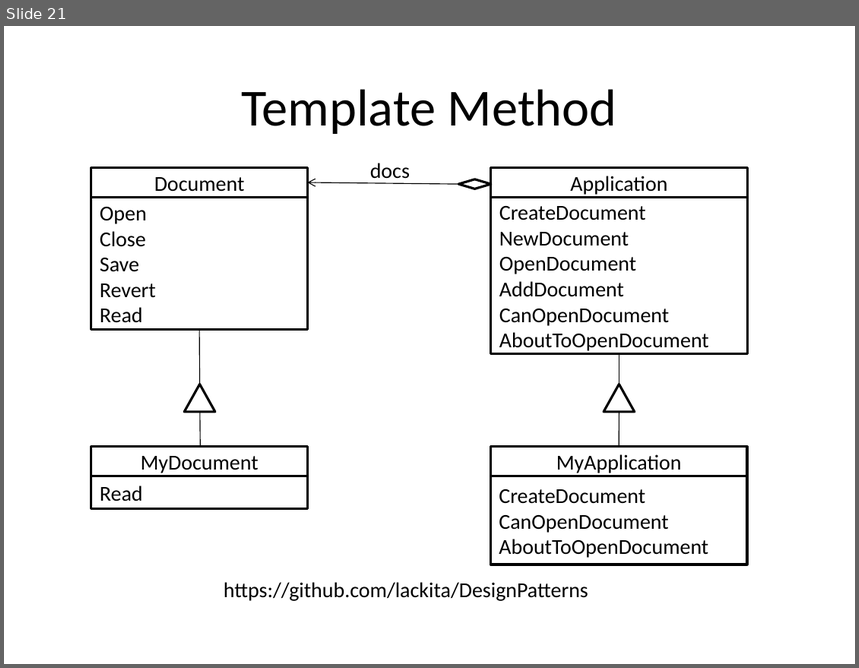
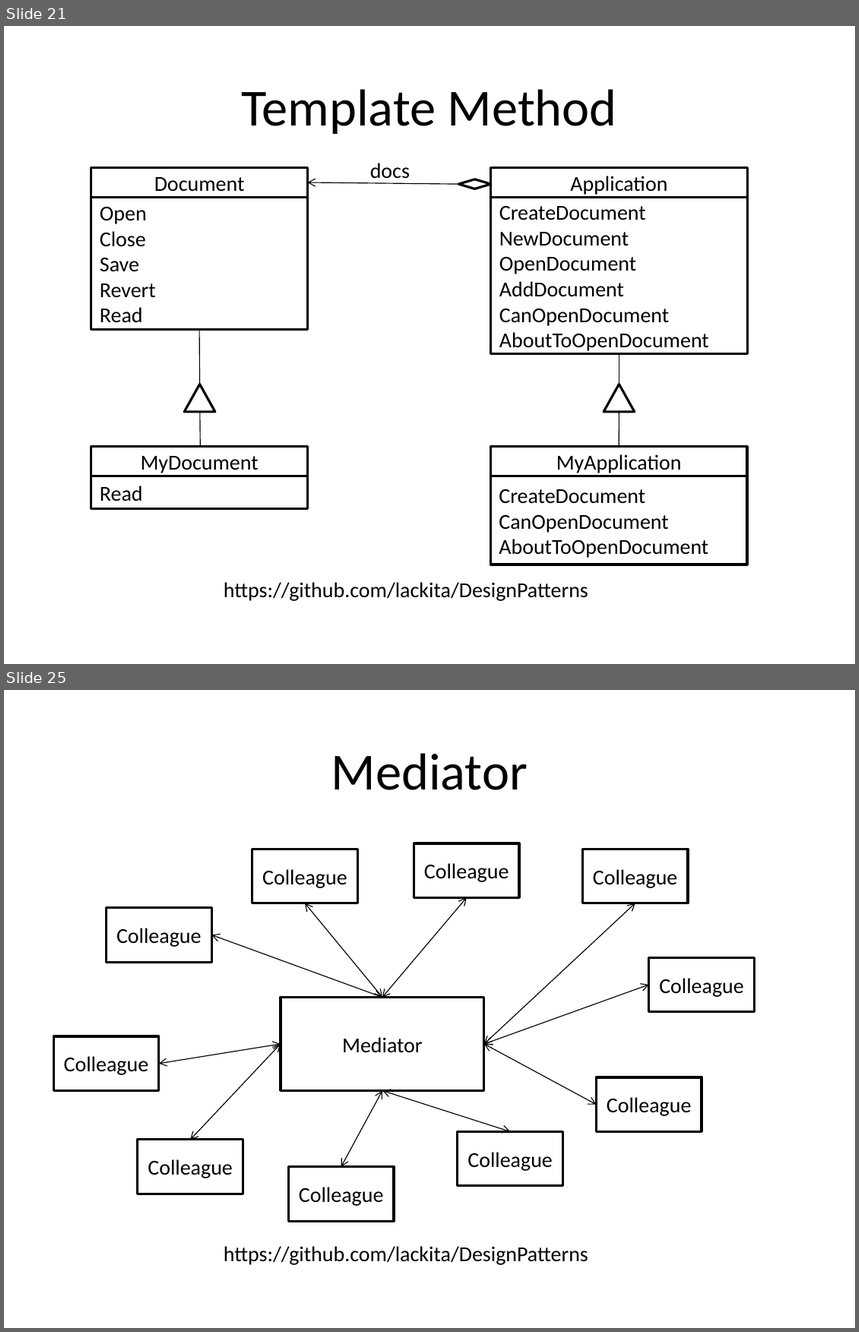
Before and after one commit to lackita/DesignPatterns, a slide deck: DesignPatterns.pptx. Shown one above the other, each under a label of ours: slide 21 before the commit, slides 21 and 25 after it; the slides between them are not shown. The pictures are 859x668 and 859x1332 pixels, drawn with LibreOffice and Linux fonts; fonts in the diff are those of the drawing. Boxes give left, top, right and bottom in pixels: in the first picture for what was removed or moved away, otherwise in the second. Text is boxed around its words. In the diff, an @@ line names an element or a change of style, - is before the commit and + after.

Commit message:
Added Mediator pattern

```diff
--- a/DesignPatterns.pptx
+++ b/DesignPatterns.pptx
@@ slide 25 added at <box>4,690,855,1328</box>, background #FFFFFF @@
@@ title added at <box>332,753,528,790</box>, 44 pt, text #000000 @@
+Mediator
@@ rectangle added at <box>253,849,358,904</box>, fill #FFFFFF, outline #000000 2 pt, 18 pt, text #000000 @@
+Colleague
@@ rectangle added at <box>414,844,520,897</box>, fill #FFFFFF, outline #000000 2 pt, 18 pt, text #000000 @@
+Colleague
@@ rectangle added at <box>583,849,688,904</box>, fill #FFFFFF, outline #000000 2 pt, 18 pt, text #000000 @@
+Colleague
@@ rectangle added at <box>106,908,211,962</box>, fill #FFFFFF, outline #000000 2 pt, 18 pt, text #000000 @@
+Colleague
@@ double arrow added from (305, 904) to (382, 997), #000000 0.75 pt @@
@@ double arrow added from (467, 897) to (382, 997), #000000 0.75 pt @@
@@ double arrow added from (636, 904) to (484, 1044), #000000 0.75 pt @@
@@ double arrow added from (211, 935) to (382, 997), #000000 0.75 pt @@
@@ rectangle added at <box>649,958,755,1011</box>, fill #FFFFFF, outline #000000 2 pt, 18 pt, text #000000 @@
+Colleague
@@ double arrow added from (649, 985) to (484, 1044), #000000 0.75 pt @@
@@ rectangle added at <box>281,997,484,1091</box>, fill #FFFFFF, outline #000000 2 pt, 18 pt, text #000000 @@
+Mediator
@@ rectangle added at <box>53,1037,159,1091</box>, fill #FFFFFF, outline #000000 2 pt, 18 pt, text #000000 @@
+Colleague
@@ double arrow added from (159, 1064) to (281, 1044), #000000 0.75 pt @@
@@ double arrow added from (190, 1140) to (281, 1044), #000000 0.75 pt @@
@@ double arrow added from (597, 1104) to (484, 1044), #000000 0.75 pt @@
@@ double arrow added from (341, 1167) to (382, 1091), #000000 0.75 pt @@
@@ double arrow added from (510, 1132) to (382, 1091), #000000 0.75 pt @@
@@ rectangle added at <box>597,1078,702,1132</box>, fill #FFFFFF, outline #000000 2 pt, 18 pt, text #000000 @@
+Colleague
@@ rectangle added at <box>138,1140,243,1195</box>, fill #FFFFFF, outline #000000 2 pt, 18 pt, text #000000 @@
+Colleague
@@ rectangle added at <box>458,1132,563,1186</box>, fill #FFFFFF, outline #000000 2 pt, 18 pt, text #000000 @@
+Colleague
@@ rectangle added at <box>288,1167,394,1221</box>, fill #FFFFFF, outline #000000 2 pt, 18 pt, text #000000 @@
+Colleague
@@ text added at <box>224,1246,588,1265</box>, 18 pt, text #000000 @@
+https://github.com/lackita/DesignPatterns
```
Also in this commit, not shown: 3 other slides added, 5 other files.
